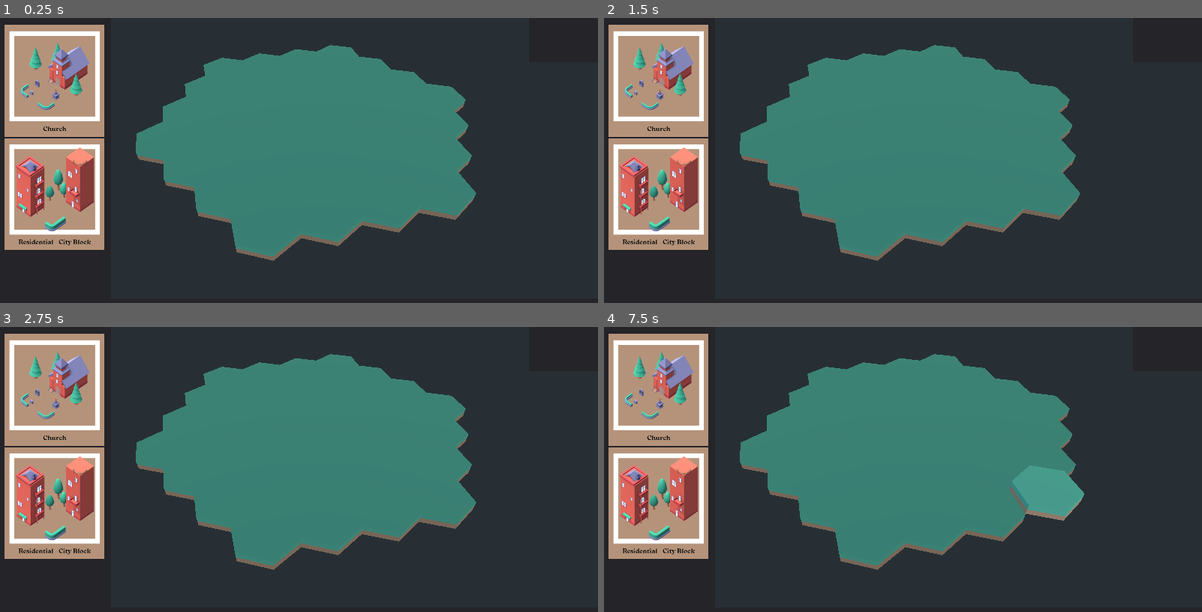
Above: before the commit, frames 1-4 (two rows, left to right).
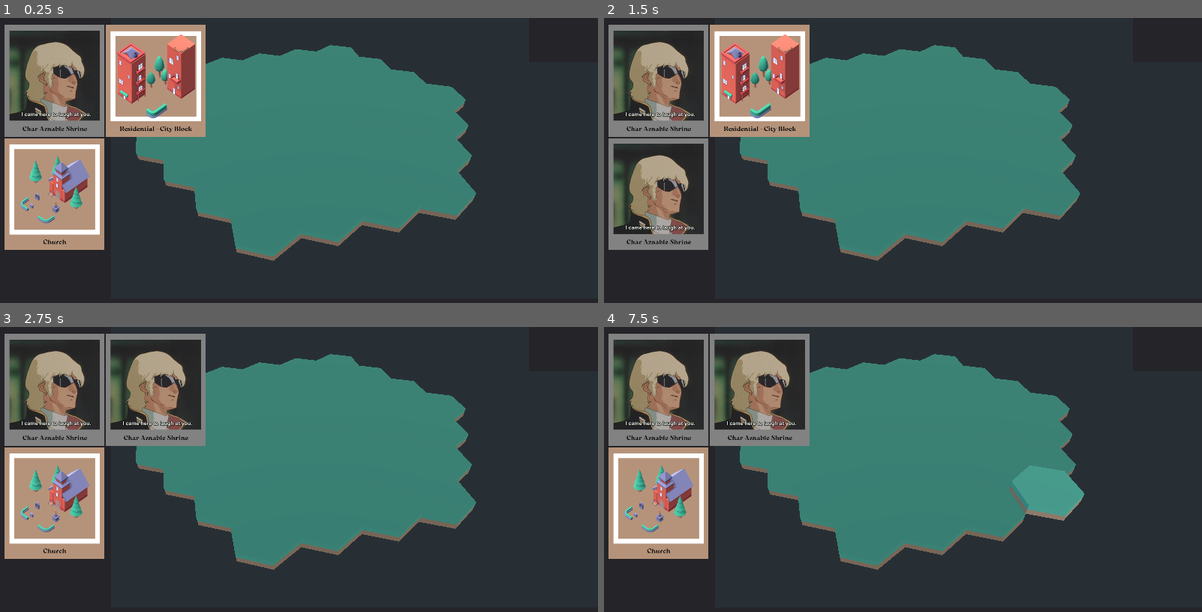
Above: after the commit, the same moments.

Repository: SudoCat/LDJAM51
Game: Godot game, scene res://scenes/grid.tscn
The game is run twice, just before and just after one commit, with the same random seed, the same clock (stepped at 60 frames per second) and the same inputs.
Inputs (mouse positions are in pixels of both pictures, inside the frame that each line leads up to):
- Up to frame 1 (0.25 s): no input
- Up to frame 2 (1.5 s): click (657, 80) at 0.5 s; click (657, 194) at 1.27 s
- Up to frame 3 (2.75 s): click (155, 389) at 2.02 s
- Up to frame 4 (7.5 s): click (657, 389) at 2.75 s; click (657, 503) at 3.52 s; click (759, 389) at 4.27 s; click (657, 389) at 5 s; click (657, 503) at 5.77 s; click (759, 389) at 6.52 s; tap Enter at 7.25 s; move the mouse to (1034, 478) at 7.27 s; click (1034, 478) at 7.42 s

The runs differ from the first frame. In frame 1, 15% of the frame differs, in the area x 0-35%, y 2-80%; in frame 2, 19%, in the area x 0-35%, y 2-82%; in frame 3, 13%; in frame 4, 13%.

Commit message:
hopefully not broken

Diff:
--- a/actors/default.tres
+++ b/actors/default.tres
@@ -9,3 +9,5 @@
 script = ExtResource( 1 )
 name = ""
 deck = [ ExtResource( 3 ), ExtResource( 2 ), ExtResource( 4 ) ]
+dict = {
+}
--- a/resource_types/actor.gd
+++ b/resource_types/actor.gd
@@ -4,6 +4,7 @@
 export(String) var name
 export(Texture) var image
 export(Array, Resource) var deck
+export(Dictionary) var dict = {}
 
 var active_deck: Array
 
--- /dev/null
+++ b/resource_types/brain.gd
@@ -0,0 +1 @@
+extends Resource
--- a/scenes/Card Button.tscn
+++ b/scenes/Card Button.tscn
@@ -1,10 +1,17 @@
-[gd_scene load_steps=3 format=2]
+[gd_scene load_steps=4 format=2]
 
 [ext_resource path="res://cards/char.png" type="Texture" id=1]
 [ext_resource path="res://scenes/card_button.gd" type="Script" id=2]
 
+[sub_resource type="ButtonGroup" id=1]
+resource_local_to_scene = false
+resource_name = "card"
+
 [node name="Card Button" type="TextureButton"]
 margin_right = 320.0
 margin_bottom = 360.0
+toggle_mode = true
+group = SubResource( 1 )
 texture_normal = ExtResource( 1 )
+texture_pressed = ExtResource( 1 )
 script = ExtResource( 2 )
--- a/scenes/Game.gd
+++ b/scenes/Game.gd
@@ -4,9 +4,12 @@
 # Declare member variables here. Examples:
 # var a = 2
 # var b = "text"
-var actors = []
+var players = []
 var player
 var hand
+var turn = 0
+var time_since_start = 0
+var time_this_turn = 0
 
 var actor: Actor = load("res://actors/default.tres")
 
@@ -18,3 +21,44 @@
 	actor.shuffle()
 	hand.add_card(actor.draw())
 	hand.add_card(actor.draw())
+
+var edge_size = 10;
+
+func _process(delta):
+	time_since_start += delta
+	#process_turn(delta)
+
+func move_viewport():
+	var pos = get_viewport().get_mouse_position()
+	var distance = 0.01
+	if pos.x < edge_size:
+		$Camera.transform.origin += Vector3(distance, 0, 0).rotated(Vector3.UP, 0)
+		print("left")
+	elif (pos.x > get_viewport().size.x - edge_size):
+		$Camera.transform.origin += Vector3(distance, 0, 0).rotated(Vector3.UP, -135)
+		print("right")
+
+	if pos.y < edge_size:
+		$Camera.transform.origin += Vector3(0, 0, -distance).rotated(Vector3.UP, -135)
+		print("up")
+	elif (pos.y > get_viewport().size.y - edge_size):
+		$Camera.transform.origin += Vector3(0, 0, distance).rotated(Vector3.UP, -135)
+		print("down")
+
+func turn_start():
+	pass
+
+func turn_process(delta):
+	time_this_turn += delta
+	if time_this_turn > 10:
+		turn_end()
+		turn_start()
+
+func turn_end():
+	time_this_turn = 0
+
+var at_edge_of_screen_time = 0
+
+#func _input(event):
+#	if event is InputEventMouseMotion:
+#	   print("Mouse Motion at: ", event.position)
--- a/scenes/Hand.gd
+++ b/scenes/Hand.gd
@@ -5,6 +5,10 @@
 
 onready var container = $VFlowContainer
 
+func _ready():
+	var instance = template.instance()
+	container.add_child(instance)
+
 func add_card(card):
 	var instance = template.instance()
 	instance.set_card(card)
--- a/scenes/Player.gd
+++ b/scenes/Player.gd
@@ -5,20 +5,24 @@
 # var a = 2
 # var b = "text"
 var ray_length = 10
-var selected
+var selected_plot
+var selected_card
 var actor
 
 func set_actor(p_actor):
 	actor = p_actor
 
 func select_plot(plot):
-	if selected:
-		selected.blur()
-		if selected == plot:
-			selected = null
+	if selected_plot:
+		selected_plot.blur()
+		if selected_plot == plot:
+			selected_plot = null
 			return
 
 	if (plot):
 		plot.focus()
 
-	selected = plot
+	selected_plot = plot
+
+func select_card(card):
+	selected_card = card
--- a/scenes/card_button.gd
+++ b/scenes/card_button.gd
@@ -10,7 +10,10 @@
 	self.connect("pressed", self, "_on_Self_pressed")
 
 func _on_Self_pressed():
-	var plot: Plot = game.player.selected
+	game.player.select_card(card)
+	if !card:
+		return
+	var plot: Plot = game.player.selected_plot
 	if plot && !plot.claimed():
 		plot.build(card)
 		game.player.select_plot(null)
--- a/scenes/grid/Plot.gd
+++ b/scenes/grid/Plot.gd
@@ -25,11 +25,11 @@
 	return $grass.transform.xform($grass/tmpParent/grass.get_aabb())
 
 func _on_Body_mouse_entered():
-	if game.player.selected != self:
+	if game.player.selected_plot != self:
 		focus()
 
 func _on_Body_mouse_exited():
-	if game.player.selected != self:
+	if game.player.selected_plot != self:
 		blur()
 
 func _on_Body_input_event(camera, event, position, normal, shape_idx):
